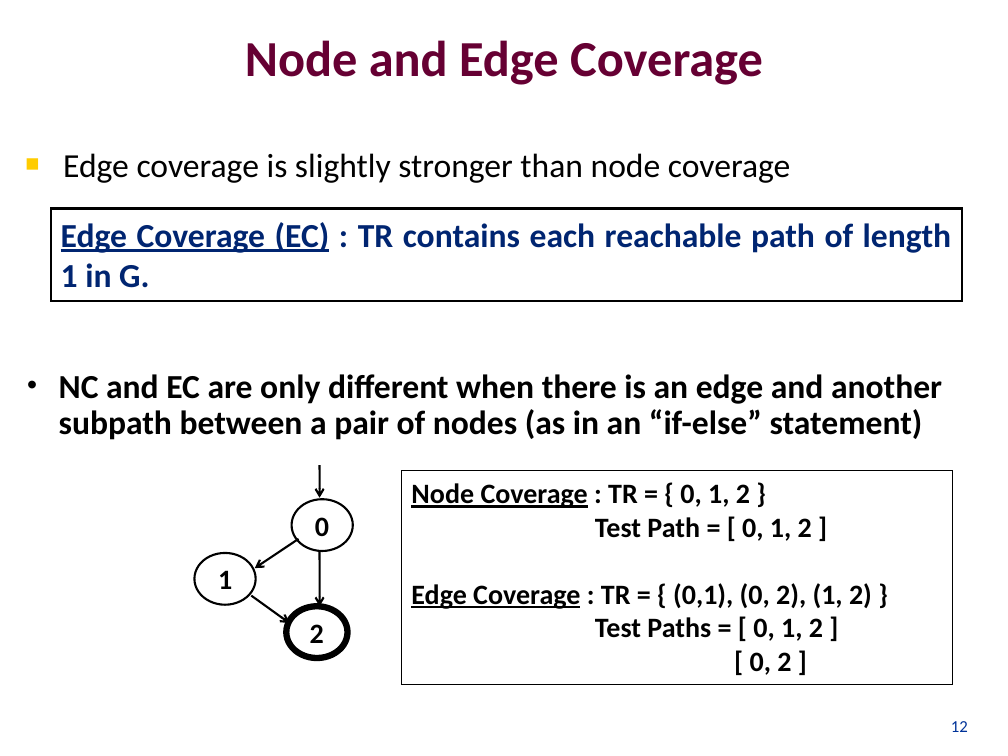
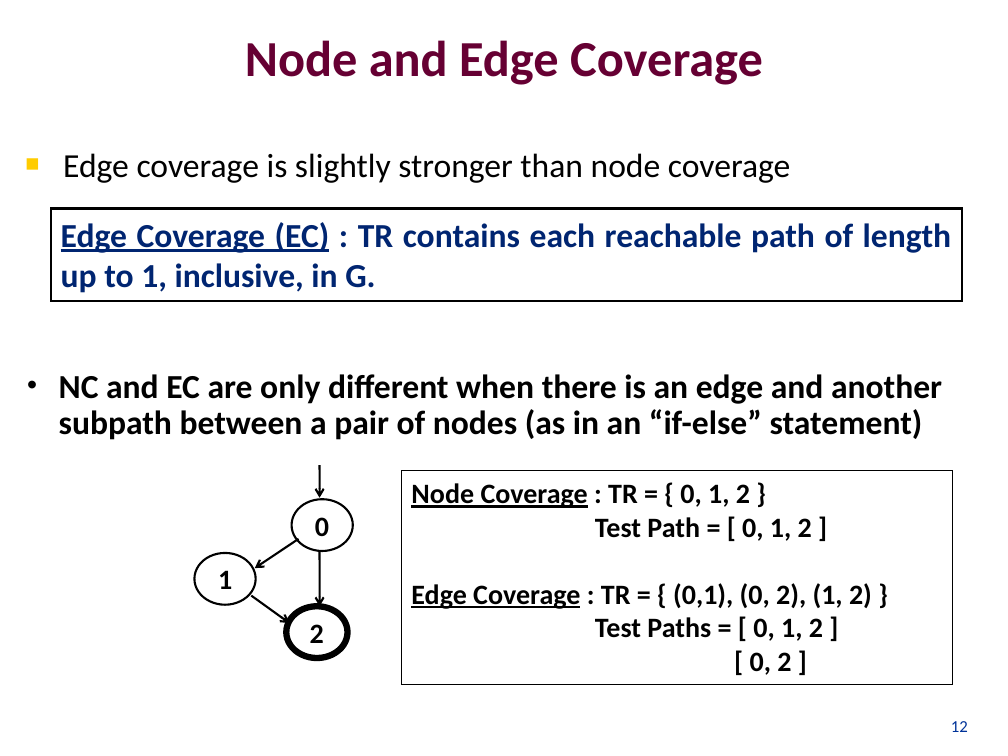
Before and after one commit to swtv-kaist/cs458-spring23, a slide deck: slide 12 of 2-coverage/lec4-graph_coverage-v4.pptx. Drawn at 1008x756 pixels with LibreOffice and Linux fonts; fonts in the diff are those of the drawing; background and template pictures are left out. Boxes give left, top, right and bottom in pixels: in the first picture for what was removed or moved away, otherwise in the second. Text is boxed around its words. In the diff, an @@ line names an element or a change of style, - is before the commit and + after.

```diff
--- a/2-coverage/lec4-graph_coverage-v4.pptx
+++ b/2-coverage/lec4-graph_coverage-v4.pptx
@@ text in rectangle at (61, 222, 952, 293): text changed @@
-Edge Coverage (EC) : TR contains each reachable path of length 1 in G.
+Edge Coverage (EC) : TR contains each reachable path of length up to 1, inclusive, in G.
```
Also in this commit, not shown: 1 other file.
